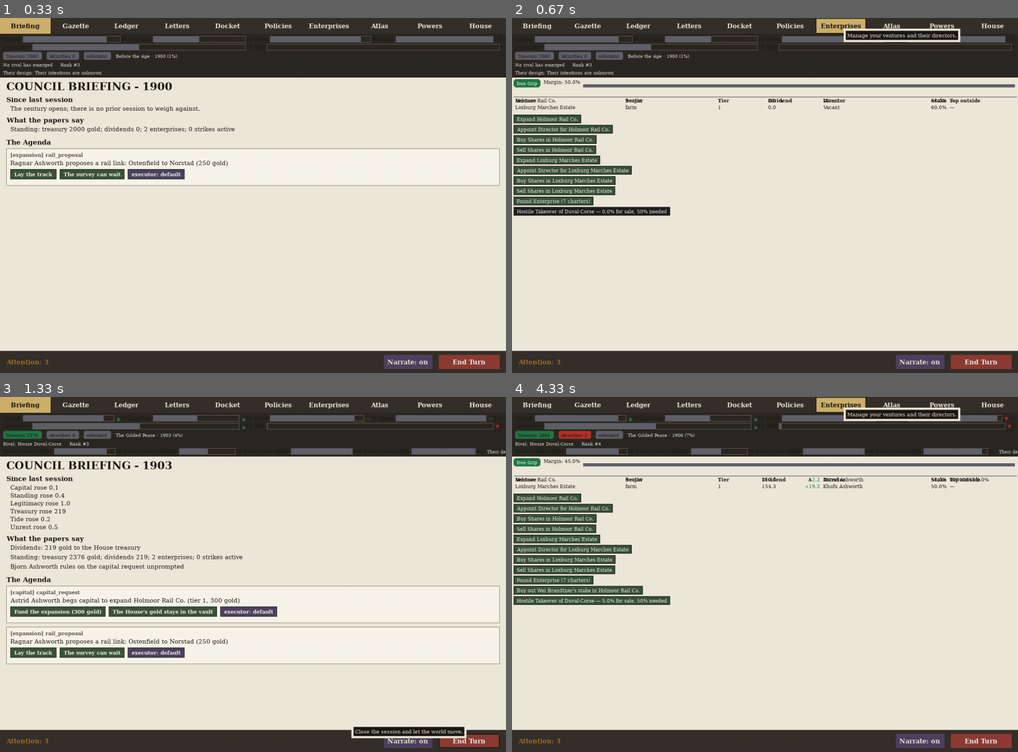
Above: before the commit, frames 1-4 (two rows, left to right).
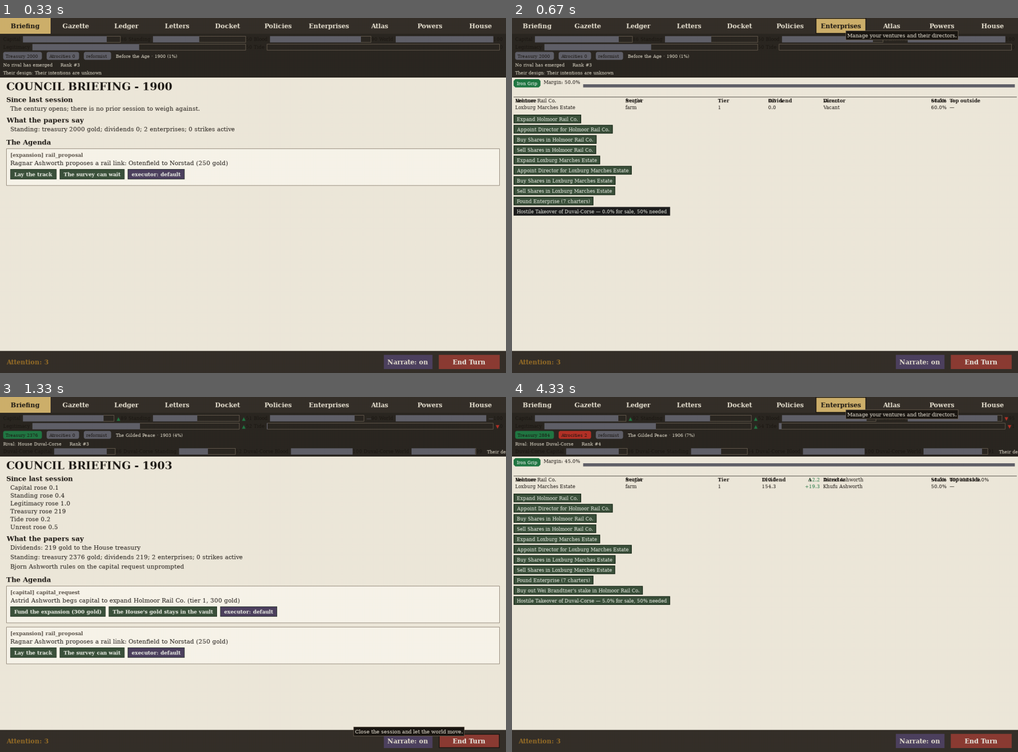
Above: after the commit, the same moments.

Repository: civersen222/Guilded-Age
Game: pygame game, started from gilded/__main__.py
Same seed, same stepped clock (60 frames per second), same inputs: the game is played once before the commit and once after it.
Inputs (mouse positions are in pixels of both pictures, inside the frame that each line leads up to):
- Up to frame 1 (0.33 s): no input
- Up to frame 2 (0.67 s): click "Enterprises" at 0.38 s
- Up to frame 3 (1.33 s): click "End Turn" at 0.72 s; click "End Turn" at 1.05 s
- Up to frame 4 (4.33 s): click "Enterprises" at 1.38 s; click "End Turn" at 1.72 s; click (739, 666) at 2.05 s; click "End Turn" at 2.38 s; click (694, 499) at 2.72 s; click "Enterprises" at 4.05 s

Frame 1 is identical in both runs. In frame 2, 0.3% of the frame differs, in the area x 65-89%, y 3-7%; in frame 3, 0.2%; in frame 4, 0.3%.

Commit message:
I6g: delete the 5px PAPER_BG band from tooltip drawing

Diff:
--- a/gilded/ui/broadsheet.py
+++ b/gilded/ui/broadsheet.py
@@ -943,17 +943,6 @@
                     surface.blit(surf_t, (rect.left + pad, cy))
                     cy += line_h
                 surface.set_clip(old_clip)
-                # Save tooltip pixels, fill 5px band with PAPER_BG so pre-existing
-                # page content doesn't bleed into the tooltip border, then restore.
-                tooltip_surf = pygame.Surface(rect.size, pygame.SRCALPHA)
-                tooltip_surf.blit(surface, (0, 0), rect)
-                band = pygame.Rect(
-                    max(0, rect.left - 5), max(0, rect.top - 5),
-                    min(surface.get_width(), rect.right + 5) - max(0, rect.left - 5),
-                    min(surface.get_height(), rect.bottom + 5) - max(0, rect.top - 5),
-                )
-                surface.fill(PAPER_BG, band)
-                surface.blit(tooltip_surf, rect.topleft)
                 self.tooltip_text = text
                 self.tooltip_rect = rect
 
